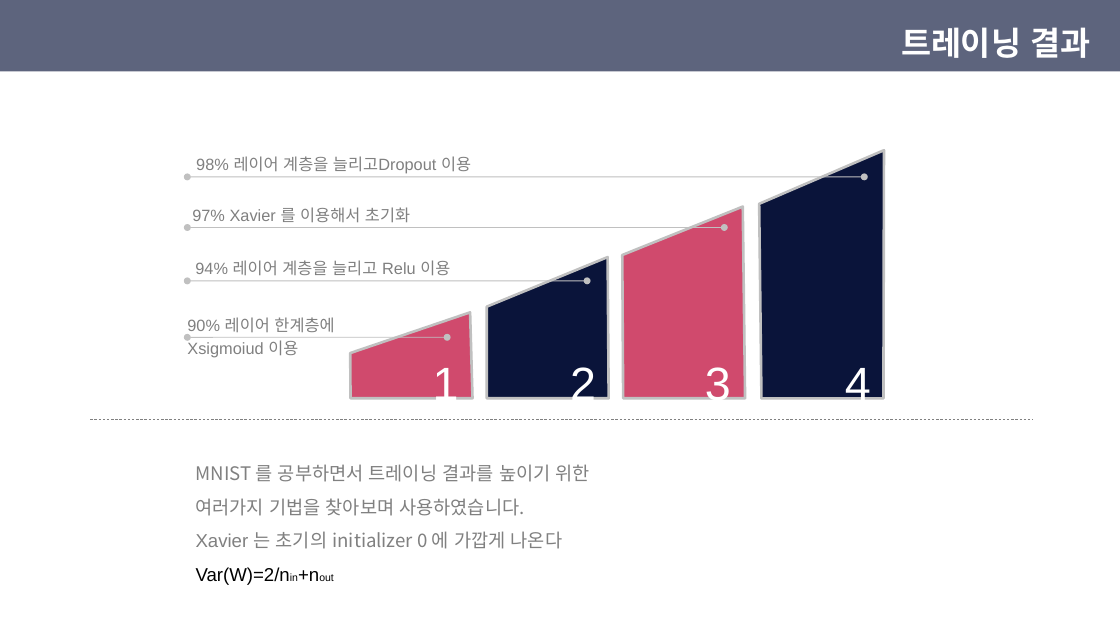
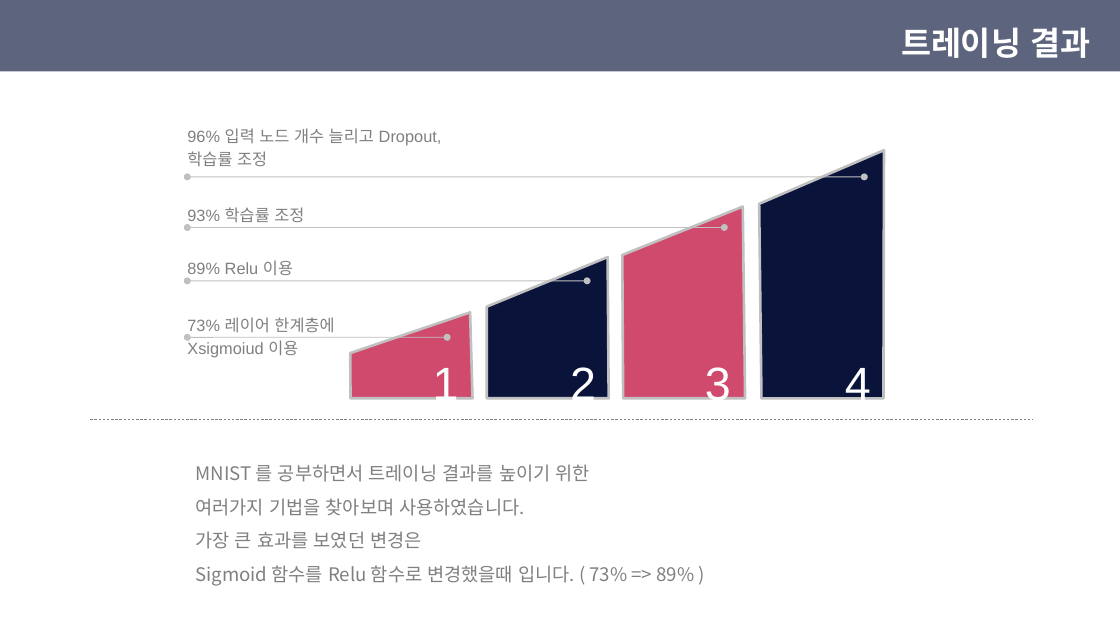
Before and after one commit to devGW/MNIST, a slide deck: slide 4 of ppt/인공지능 MNIST 발표(정건우).pptx. Drawn at 1120x630 pixels with LibreOffice and Linux fonts; fonts in the diff are those of the drawing; background and template pictures are left out. Boxes give left, top, right and bottom in pixels: in the first picture for what was removed or moved away, otherwise in the second. Text is boxed around its words. In the diff, an @@ line names an element or a change of style, - is before the commit and + after.

Commit message:
refactor : 정확도 상승
Mnist 정확도 올라가는 과정을 나타내는 그래프 ( tensorboard 이용 )
Tensorboard log file작성

```diff
--- a/ppt/인공지능 MNIST 발표(정건우).pptx
+++ b/ppt/인공지능 MNIST 발표(정건우).pptx
@@ text at (187, 128, 442, 166): text changed @@
-98% 레이어 계층을 늘리고Dropout 이용
+96% 입력 노드 개수 늘리고 Dropout, 학습률 조정
@@ text at (187, 207, 304, 225): text changed @@
-97% Xavier 를 이용해서 초기화
+93% 학습률 조정
@@ text at (187, 260, 293, 275): text changed @@
-94% 레이어 계층을 늘리고 Relu 이용
+89% Relu 이용
@@ text at (187, 317, 334, 335): text changed @@
-90% 레이어 한계층에
+73% 레이어 한계층에
@@ text at (196, 531, 694, 586): text changed; font Arial to Noto Sans CJK SC @@
-Xavier 는 초기의 initializer 0 에 가깝게 나온다
-Var(W)=2/nin+nout
+가장 큰 효과를 보였던 변경은
+Sigmoid 함수를 Relu 함수로 변경했을때 입니다. ( 73% => 89% )
```
Also in this commit, not shown: 2 other slides changed, 4 slides added, 4 slides removed, 16 other files.
